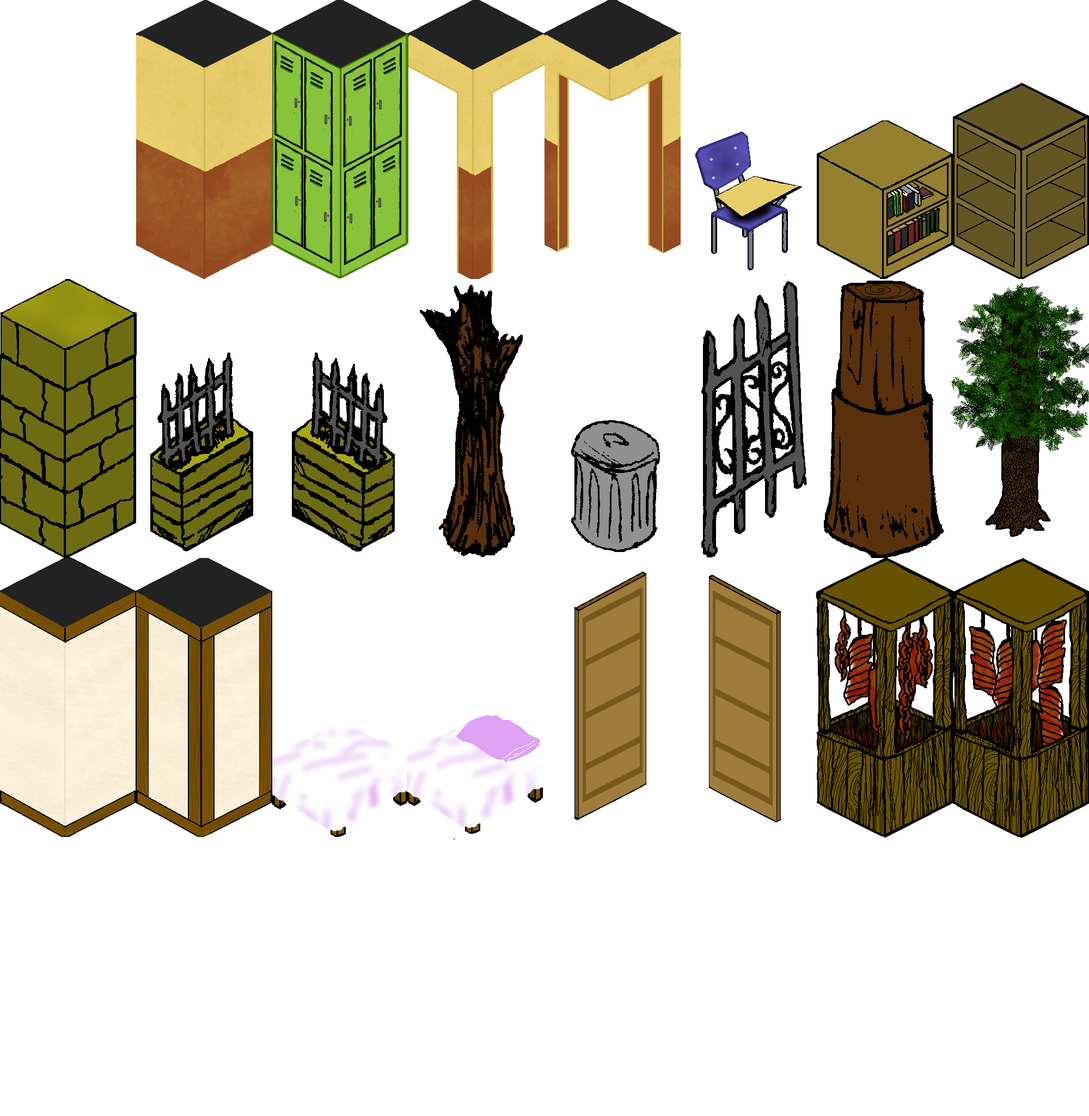
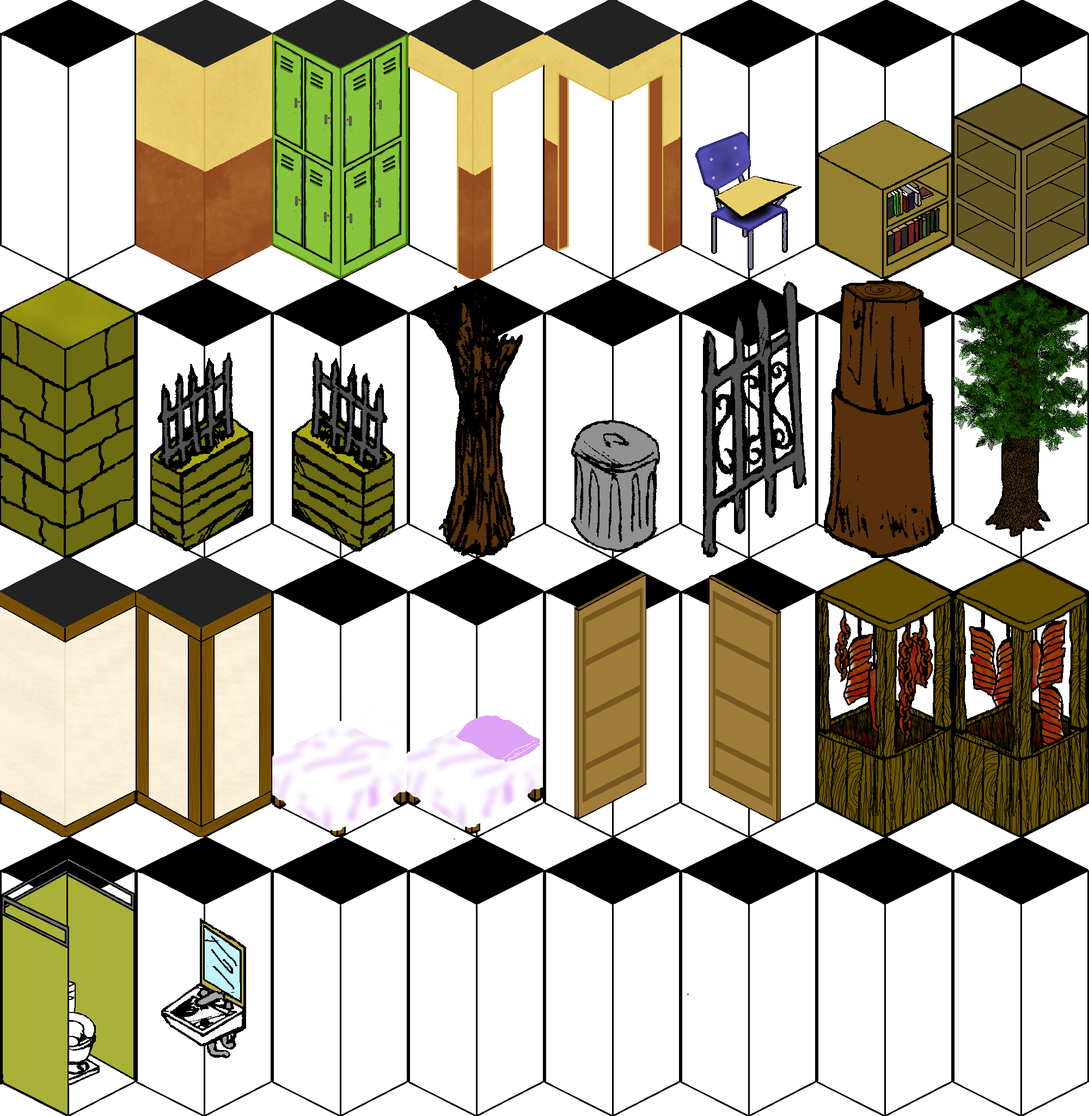
Two versions of the same layered image (1089x1116). Layer-by-layer changes:
painted on "walls250x512.png" over bbox(0, 856, 690, 1116)
showed "Layer" over bbox(0, 0, 1089, 1116)
